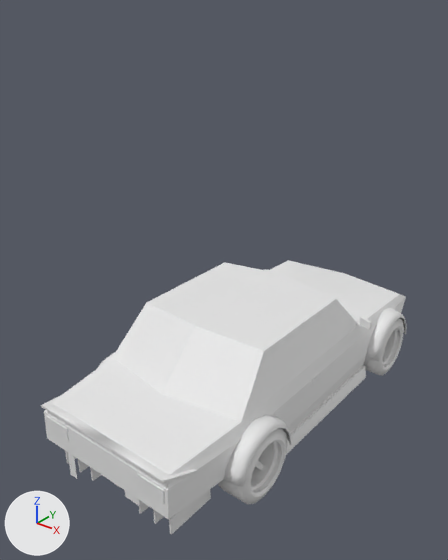
Before and after pictures for a commit that changed the OBJ model res/TestGameContent/Meshes/coupe.obj.
The view is the same before and after, from a 50 mm lens placed at (3.23, -4.62, 4.11), pointed at (-0.12, -0.43, 1.51). The axes (+X, +Y, +Z) are drawn at lower left. The lights are the same throughout. Where no turn or scale is listed for an object, it has been applied to the vertices.

Names of what the first picture shows: 'Cube.001', 'Cube.004_Cube.008', 'Cube.006_Cube.009', 'Cube.022_Cube.000', 'Cylinder', 'Cylinder.004_Cylinder.001', 'Cylinder.009_Cylinder.015', 'Cylinder.010_Cylinder.016', 'Cylinder.017_Cylinder.023'.
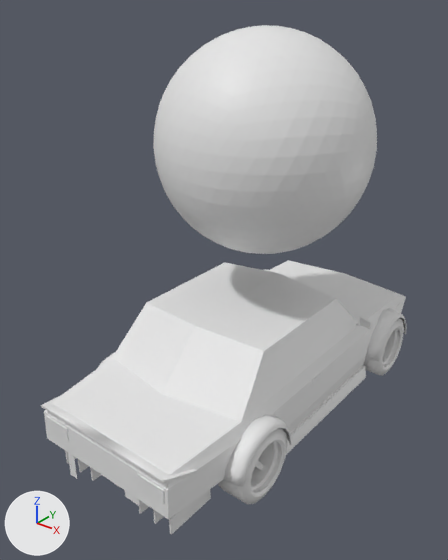
Changed parts and their boxes (x1, y1, x2, y2) in the pictures (448 x 560 px):
'Icosphere', added: after (153, 25, 377, 254)

What changed in the scene script:
```text
Add me_icosphere:
    me_icosphere.from_pydata(...)  # an icosphere of 1280 faces spanning x -1.0..1.0, y -1.0..1.0, z 1.76..3.76
Add ob_icosphere:
    ob_icosphere = bpy.data.objects.new('Icosphere', me_icosphere)
    ob_icosphere.location = (0.0, 0.0, 0.0)
```
